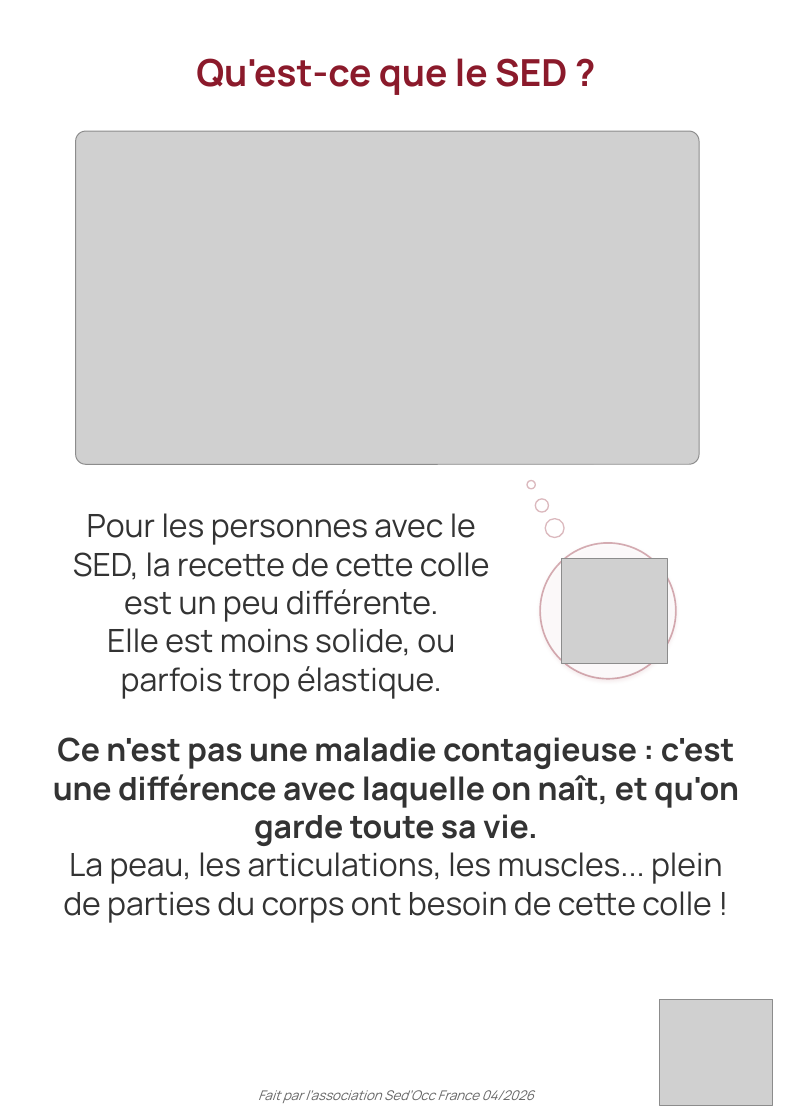
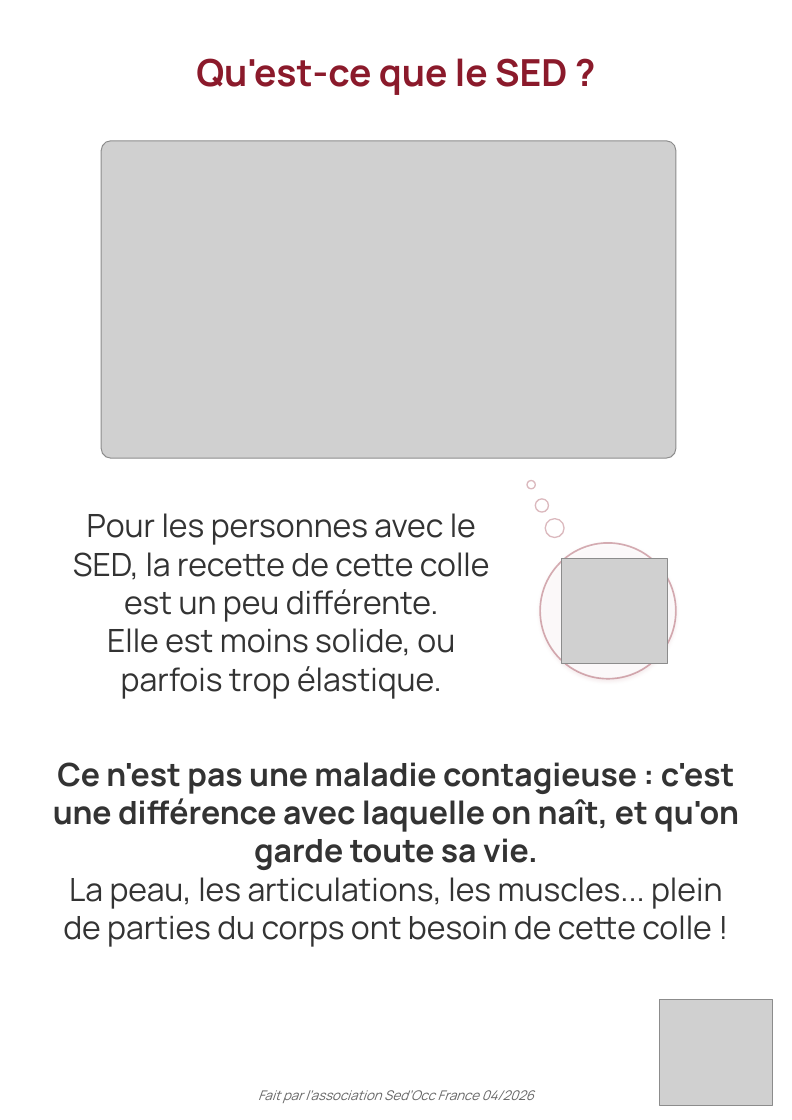
Before and after one commit to Therese-Borin-Pepe/sedocc-site, a slide deck: slide 3 of documents/Livret-SED-enfant-SedOcc.pptx. Drawn at 792x1120 pixels with LibreOffice and Linux fonts; fonts in the diff are those of the drawing; grey boxes stand for pictures; background and template pictures are left out. Boxes give left, top, right and bottom in pixels: in the first picture for what was removed or moved away, otherwise in the second. Text is boxed around its words. In the diff, an @@ line names an element or a change of style, - is before the commit and + after.

Commit message:
Livret : mettre a jour le PDF telechargeable avec les dernieres retouches

```diff
--- a/documents/Livret-SED-enfant-SedOcc.pptx
+++ b/documents/Livret-SED-enfant-SedOcc.pptx
@@ picture: place and size @@
-picture at <box>76,131,699,464</box>
+picture at <box>102,141,676,458</box>
@@ text "Ce n'est pas une maladie ...": place and size @@
-text "Ce n'est pas une maladie ..." at <box>53,737,739,923</box>
+text "Ce n'est pas une maladie ..." at <box>53,762,739,947</box>
```
Also in this commit, not shown: 4 other slides changed, 1 other file.
